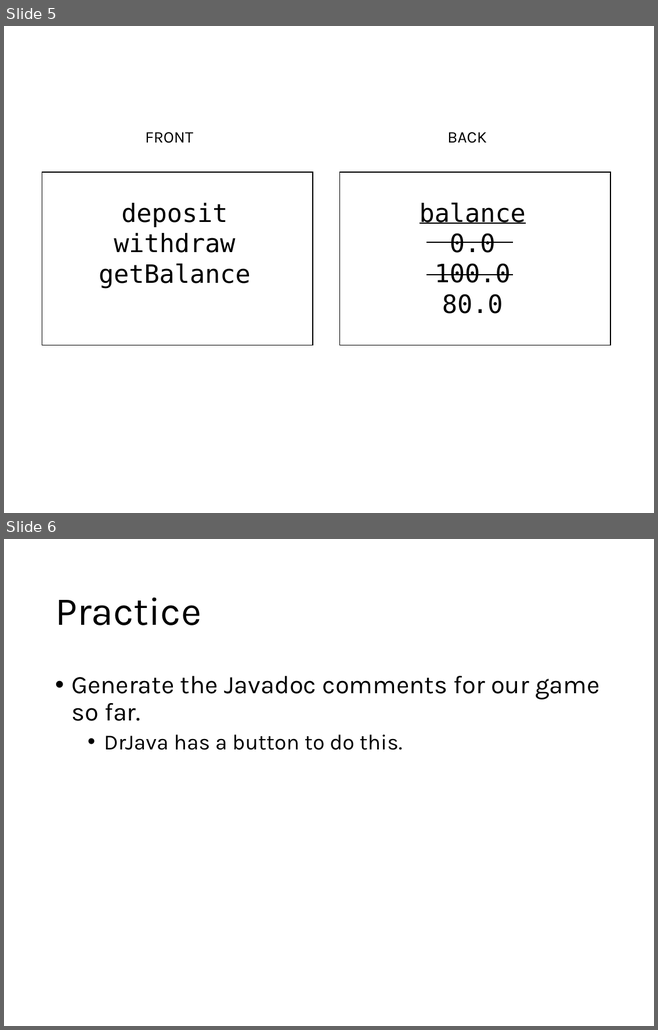
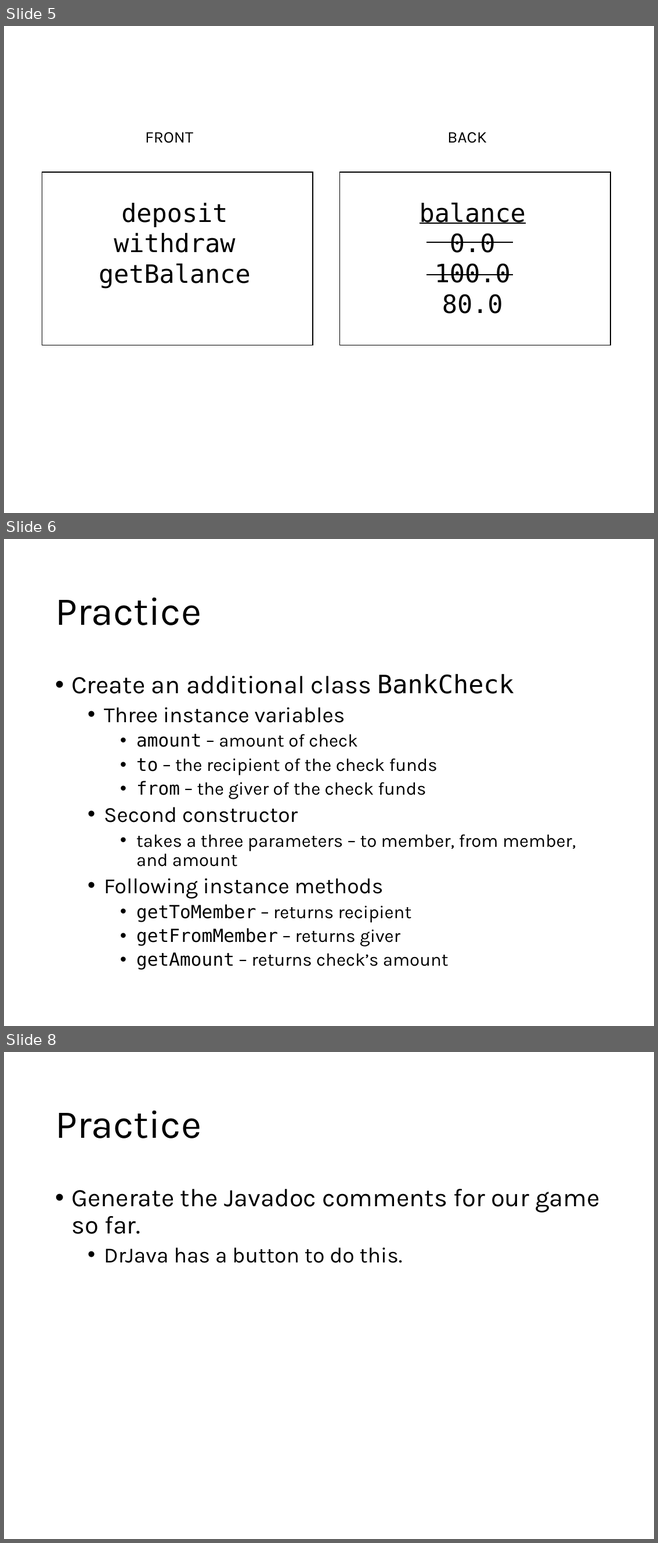
Before and after one commit to CSBSJU/CSCI-160, a slide deck: assets/slides/classes/slides.pptx. Shown one above the other, each under a label of ours: slides 5 and 6 before the commit, slides 5, 6 and 8 after it; the slides between them are not shown. The pictures are 658x1030 and 658x1543 pixels, drawn with LibreOffice and Linux fonts; fonts in the diff are those of the drawing. Boxes give left, top, right and bottom in pixels: in the first picture for what was removed or moved away, otherwise in the second. Text is boxed around its words. In the diff, an @@ line names an element or a change of style, - is before the commit and + after.

```diff
--- a/assets/slides/classes/slides.pptx
+++ b/assets/slides/classes/slides.pptx
@@ slide 6 added at (4, 539, 654, 1026), background #FFFFFF @@
@@ title added at (55, 598, 201, 625), 44 pt, text #000000 @@
+Practice
@@ text added at (71, 674, 575, 970), 20 pt, text #000000 @@
+• Create an additional class BankCheck
+  • Three instance variables
+    • amount – amount of check
+    • to – the recipient of the check funds
+    • from – the giver of the check funds
+  • Second constructor
+    • takes a three parameters – to member, from member, and amount
+  • Following instance methods
+    • getToMember – returns recipient
+    • getFromMember – returns giver
+    • getAmount – returns check’s amount
@@ what was slide 6 is now slide 8 @@
```
Also in this commit, not shown: 1 slide changed, 1 other slide added.
